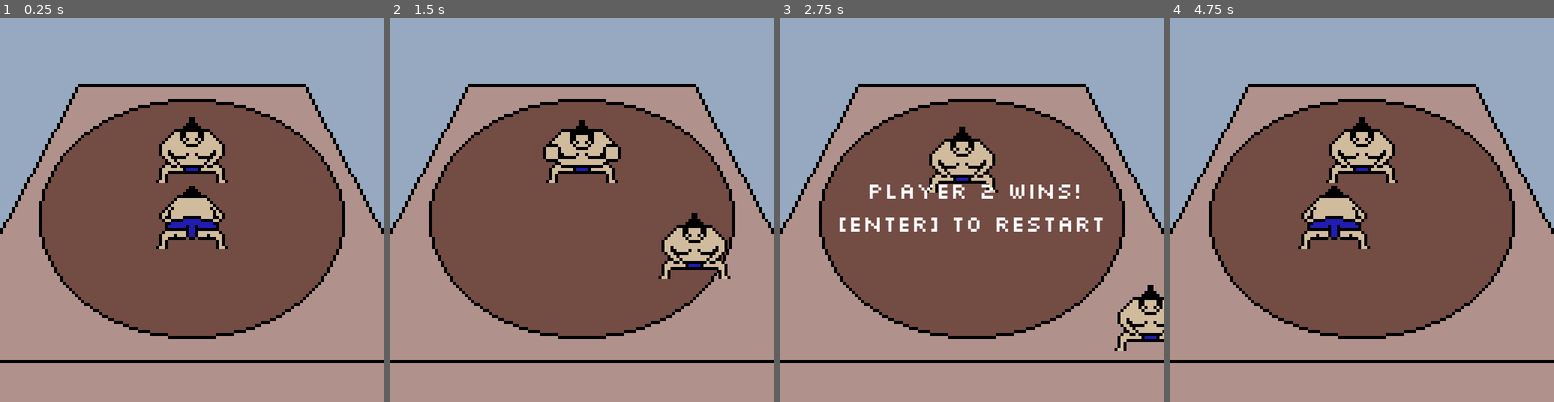
Above: before the commit, frames 1-4 (left to right).
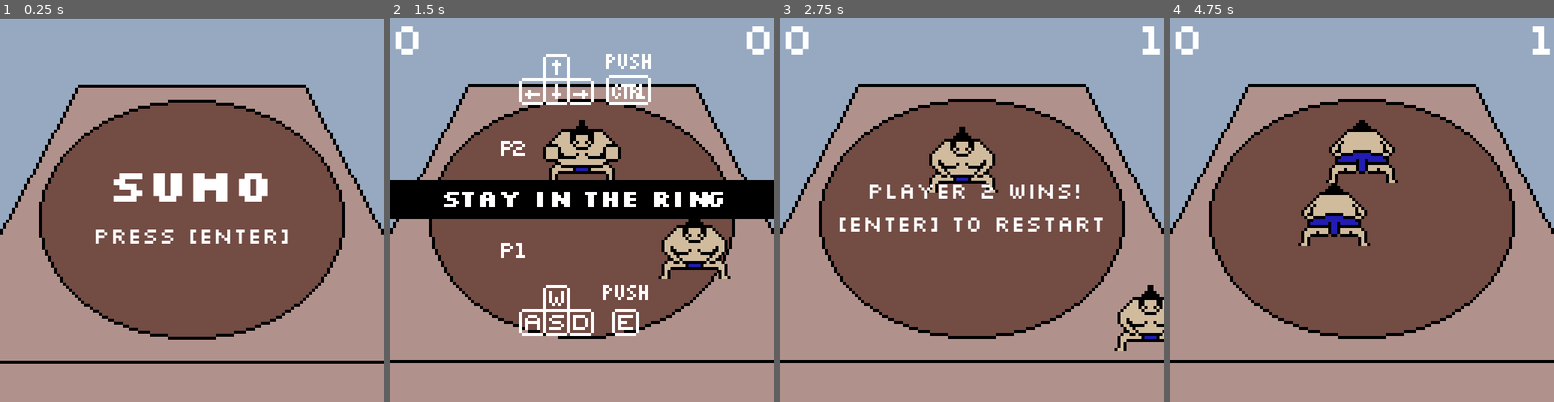
Above: after the commit, the same moments.

Repository: kevinpliang/sumo-gdl-jam
Game: Godot game, scene res://game/Main.tscn
The game is run twice, just before and just after one commit, with the same random seed, the same clock (stepped at 60 frames per second) and the same inputs.
Inputs:
- Up to frame 1 (0.25 s): no input
- Up to frame 2 (1.5 s): tap Enter (enter) at 0.5 s; hold D (p1_right) 0.53-1.28 s; hold Enter (enter) 0.53-1.28 s; tap Ctrl (p2_a) at 0.8, 1.35 s; hold S (p1_down) from 1.28 s (still down)
- Up to frame 3 (2.75 s): tap Down (p2_down) at 1.55, 2.1 s; release S (p1_down) at 2.03 s; hold D (p1_right) from 2.03 s (still down); tap Left (p2_left) at 2.3 s
- Up to frame 4 (4.75 s): tap Space at 2.75 s; release D (p1_right) at 2.78 s; hold W (p1_up) 2.78-3.53 s; tap Left (p2_left) at 2.85 s; tap Right (p2_right) at 3.05, 3.6 s; hold A (p1_left) from 3.53 s (still down); tap Up (p2_up) at 3.8, 4.35 s; tap Enter (enter) at 4.55 s

The runs differ from the first frame. In frame 1, 7.6% of the frame differs, in the area x 0-100%, y 0-91%; in frame 2, 13%, in the area x 0-100%, y 2-83%; in frame 3, 0.4%; in frame 4, 2.3%.

Commit message:
final..?

Diff:
--- a/Global.gd
+++ b/Global.gd
@@ -1,10 +1,19 @@
 extends Node
 
 var main = null
-var player = null
+var player1 = null
+var player2 = null
+var p1score = 0
+var p2score = 0
 
 # signal if player leaves boundaries
 signal player_oob(player_id)
+
+var curr_gamestate
+enum GAMESTATE {PLAYING, WON, MENU}
+
+# should the tutorial be shown
+var firstTime = true
 
 func _ready():
 	pass
--- a/characters/DefaultPlayer.gd
+++ b/characters/DefaultPlayer.gd
@@ -2,6 +2,10 @@
 
 # child nodes
 onready var sprite = $AnimatedSprite
+
+# sfx
+var push_sfx = load("res://resources/sfx/grunt1.wav")
+var hit_sfx = load("res://resources/sfx/ouchu_quick.wav")
 
 # motion variables
 var vel = Vector2.ZERO
@@ -107,6 +111,8 @@
 
 # Player push
 func push():
+	$SFXPlayer.stream = push_sfx
+	$SFXPlayer.play()
 	$PushTimer.start()
 	yield(get_tree().create_timer(0.6), "timeout")
 	$PushHitBox/Shape.disabled = false
@@ -115,6 +121,8 @@
 
 # When hit by a push
 func on_hit(from):
+	$SFXPlayer.stream = hit_sfx
+	$SFXPlayer.play()
 	hit_from = from
 	$HurtTimer.start()
 
--- a/characters/DefaultPlayer.tscn
+++ b/characters/DefaultPlayer.tscn
@@ -8,110 +8,111 @@
 [ext_resource path="res://sprites/characters/DefaultCharUpPush.png" type="Texture" id=6]
 [ext_resource path="res://sprites/characters/DefaultCharDownPush.png" type="Texture" id=7]
 
-[sub_resource type="AtlasTexture" id=6]
+[sub_resource type="AtlasTexture" id=1]
 atlas = ExtResource( 4 )
 region = Rect2( 0, 0, 32, 32 )
 
-[sub_resource type="AtlasTexture" id=7]
+[sub_resource type="AtlasTexture" id=2]
 atlas = ExtResource( 4 )
 region = Rect2( 32, 0, 32, 32 )
 
+[sub_resource type="AtlasTexture" id=3]
+atlas = ExtResource( 6 )
+region = Rect2( 0, 0, 32, 32 )
+
 [sub_resource type="AtlasTexture" id=4]
+atlas = ExtResource( 6 )
+region = Rect2( 32, 0, 32, 32 )
+
+[sub_resource type="AtlasTexture" id=5]
+atlas = ExtResource( 6 )
+region = Rect2( 64, 0, 32, 32 )
+
+[sub_resource type="AtlasTexture" id=6]
+atlas = ExtResource( 6 )
+region = Rect2( 96, 0, 32, 32 )
+
+[sub_resource type="AtlasTexture" id=7]
 atlas = ExtResource( 1 )
 region = Rect2( 0, 0, 32, 32 )
 
-[sub_resource type="AtlasTexture" id=5]
+[sub_resource type="AtlasTexture" id=8]
 atlas = ExtResource( 2 )
 region = Rect2( 0, 0, 32, 32 )
 
-[sub_resource type="AtlasTexture" id=8]
+[sub_resource type="AtlasTexture" id=9]
+atlas = ExtResource( 7 )
+region = Rect2( 0, 0, 32, 32 )
+
+[sub_resource type="AtlasTexture" id=10]
+atlas = ExtResource( 7 )
+region = Rect2( 32, 0, 32, 32 )
+
+[sub_resource type="AtlasTexture" id=11]
+atlas = ExtResource( 7 )
+region = Rect2( 64, 0, 32, 32 )
+
+[sub_resource type="AtlasTexture" id=12]
+atlas = ExtResource( 7 )
+region = Rect2( 96, 0, 32, 32 )
+
+[sub_resource type="AtlasTexture" id=13]
 atlas = ExtResource( 5 )
 region = Rect2( 0, 0, 32, 32 )
 
-[sub_resource type="AtlasTexture" id=9]
+[sub_resource type="AtlasTexture" id=14]
 atlas = ExtResource( 5 )
 region = Rect2( 32, 0, 32, 32 )
 
-[sub_resource type="AtlasTexture" id=14]
-atlas = ExtResource( 7 )
-region = Rect2( 0, 0, 32, 32 )
-
-[sub_resource type="AtlasTexture" id=15]
-atlas = ExtResource( 7 )
-region = Rect2( 32, 0, 32, 32 )
-
-[sub_resource type="AtlasTexture" id=16]
-atlas = ExtResource( 7 )
-region = Rect2( 64, 0, 32, 32 )
-
-[sub_resource type="AtlasTexture" id=17]
-atlas = ExtResource( 7 )
-region = Rect2( 96, 0, 32, 32 )
-
-[sub_resource type="AtlasTexture" id=10]
-atlas = ExtResource( 6 )
-region = Rect2( 0, 0, 32, 32 )
-
-[sub_resource type="AtlasTexture" id=11]
-atlas = ExtResource( 6 )
-region = Rect2( 32, 0, 32, 32 )
-
-[sub_resource type="AtlasTexture" id=12]
-atlas = ExtResource( 6 )
-region = Rect2( 64, 0, 32, 32 )
-
-[sub_resource type="AtlasTexture" id=13]
-atlas = ExtResource( 6 )
-region = Rect2( 96, 0, 32, 32 )
-
-[sub_resource type="SpriteFrames" id=3]
+[sub_resource type="SpriteFrames" id=15]
 animations = [ {
-"frames": [ SubResource( 6 ), SubResource( 7 ) ],
+"frames": [ SubResource( 1 ), SubResource( 2 ) ],
 "loop": true,
 "name": "walk_down",
 "speed": 5.0
 }, {
-"frames": [ SubResource( 4 ) ],
+"frames": [ SubResource( 3 ), SubResource( 4 ), SubResource( 5 ), SubResource( 6 ) ],
+"loop": false,
+"name": "push_up",
+"speed": 5.0
+}, {
+"frames": [ SubResource( 7 ) ],
 "loop": true,
 "name": "idle_down",
 "speed": 5.0
 }, {
-"frames": [ SubResource( 5 ) ],
+"frames": [ SubResource( 8 ) ],
 "loop": true,
 "name": "idle_up",
 "speed": 5.0
 }, {
-"frames": [ SubResource( 8 ), SubResource( 9 ) ],
-"loop": true,
-"name": "walk_up",
-"speed": 5.0
-}, {
-"frames": [ SubResource( 14 ), SubResource( 15 ), SubResource( 16 ), SubResource( 17 ) ],
+"frames": [ SubResource( 9 ), SubResource( 10 ), SubResource( 11 ), SubResource( 12 ) ],
 "loop": false,
 "name": "push_down",
 "speed": 5.0
 }, {
-"frames": [ SubResource( 10 ), SubResource( 11 ), SubResource( 12 ), SubResource( 13 ) ],
-"loop": false,
-"name": "push_up",
+"frames": [ SubResource( 13 ), SubResource( 14 ) ],
+"loop": true,
+"name": "walk_up",
 "speed": 5.0
 } ]
 
-[sub_resource type="CircleShape2D" id=19]
+[sub_resource type="CircleShape2D" id=16]
 radius = 8.08732
 
-[sub_resource type="RectangleShape2D" id=18]
+[sub_resource type="RectangleShape2D" id=17]
 extents = Vector2( 9.78125, 5.92316 )
 
-[sub_resource type="CapsuleShape2D" id=20]
+[sub_resource type="CapsuleShape2D" id=18]
 radius = 10.0632
 height = 6.00842
 
 [node name="DefaultPlayer" type="KinematicBody2D"]
+visible = false
 script = ExtResource( 3 )
 
 [node name="AnimatedSprite" type="AnimatedSprite" parent="."]
-frames = SubResource( 3 )
+frames = SubResource( 15 )
 animation = "push_down"
 frame = 3
 
@@ -153,6 +154,8 @@
 "_editor_description_": "Time spent hurt when pushed"
 }
 
+[node name="SFXPlayer" type="AudioStreamPlayer" parent="."]
+
 [connection signal="area_entered" from="HitBox" to="." method="_on_HitBox_area_entered"]
 [connection signal="timeout" from="PushTimer" to="." method="_on_PushTimer_timeout"]
 [connection signal="timeout" from="HurtTimer" to="." method="_on_HurtTimer_timeout"]
--- a/environments/DefaultStage.tscn
+++ b/environments/DefaultStage.tscn
@@ -32,6 +32,7 @@
 height = 28.853
 
 [node name="DefaultStage" type="StaticBody2D"]
+visible = false
 z_index = -1
 script = ExtResource( 2 )
 
--- a/game/Main.gd
+++ b/game/Main.gd
@@ -1,47 +1,97 @@
 extends Node
 
-var curr_gamestate
-enum GAMESTATE {PLAYING, WON}
-
+onready var Menu = preload("res://game/Menu.tscn")
+onready var Tutorial = preload("res://game/Tutorial.tscn")
 onready var DefaultStage = preload("res://environments/DefaultStage.tscn")
 onready var DefaultPlayer = preload("res://characters/DefaultPlayer.tscn")
+
+
+# instances that require global scope
+var menuInstance = null
+var stageInstance = null
+var tutorialInstance = null
+
+# music
+var win_music = load("res://resources/music/summo_v2.ogg")
+var playing_music = load("res://resources/music/roundv2.ogg")
+var menu_music = load("res://resources/music/destory_him.ogg")
 
 func _ready():
 	Global.main = self
 	# OS.window_maximized = true
 
-	# startup
 	Global.connect("player_oob", self, "on_player_oob")
-	curr_gamestate = GAMESTATE.PLAYING
+	Global.curr_gamestate = Global.GAMESTATE.MENU
+	menuInstance = Global.instance_node(Menu, self)
 
-	Global.instance_node(DefaultStage, self)
-	var player1 = Global.instance_node_at(DefaultPlayer, Vector2(64, 64), $YSort)
-	var player2 = Global.instance_node_at(DefaultPlayer, Vector2(64, 42), $YSort)
+	# menu music
+	$Music.stream = menu_music
+	$Music.play()
+
+	# add people
+	stageInstance = Global.instance_node(DefaultStage, self)
+	Global.player1 = Global.instance_node_at(DefaultPlayer, Vector2(64, 64), $YSort)
+	Global.player2 = Global.instance_node_at(DefaultPlayer, Vector2(64, 42), $YSort)
 
 	# player 2's inputs must be changed
-	player2.id = "p2"
-	player2.up = "p2_up"
-	player2.left = "p2_left"
-	player2.down = "p2_down"
-	player2.right = "p2_right"
-	player2.a = "p2_a"
-
+	Global.player2.id = "p2"
+	Global.player2.up = "p2_up"
+	Global.player2.left = "p2_left"
+	Global.player2.down = "p2_down"
+	Global.player2.right = "p2_right"
+	Global.player2.a = "p2_a"
 
 func _process(_delta):
 	pass
 
 func _input(event):
 	if event.is_action_pressed("enter"):
-		if (curr_gamestate == GAMESTATE.WON):
-			get_tree().reload_current_scene()
+		if (Global.curr_gamestate == Global.GAMESTATE.WON):
+			start_game()
+		elif (Global.curr_gamestate == Global.GAMESTATE.MENU):
+			start_game()
+
+func start_game():
+	# hide menu and UI
+	menuInstance.visible = false
+	$UI/VictoryLabel.set_text("")
+	$UI/p1ScoreLabel.visible = true
+	$UI/p2ScoreLabel.visible = true
+
+	# show tutorial if first time
+	if (Global.firstTime):
+		tutorialInstance = Global.instance_node_at(Tutorial, Vector2(64,64), self)
+
+	# show stage and players
+	Global.player1.visible = true
+	Global.player2.visible = true
+	stageInstance.visible = true
+
+	# move players to starting positions
+	Global.player1.position = Vector2(64, 64)
+	Global.player2.position = Vector2(64, 42)
+
+	Global.curr_gamestate = Global.GAMESTATE.PLAYING
+
+	$Music.stream = playing_music
+	$Music.play()
 
 # when player_oob signal is received from stage
 func on_player_oob(player_id):
-	if (curr_gamestate != GAMESTATE.WON):
+	if (tutorialInstance):
+		tutorialInstance.visible = false
+		Global.firstTime = false
+	if (Global.curr_gamestate != Global.GAMESTATE.WON):
 		if (player_id == "p1"):
-			$UI/Label.set_text("Player 2 Wins!\n[Enter] to restart")
+			$UI/VictoryLabel.set_text("Player 2 Wins!\n[Enter] to restart")
+			Global.p2score+=1
+			$UI/p2ScoreLabel.set_text(str(Global.p2score))
 		elif (player_id == "p2"):
-			$UI/Label.set_text("Player 1 Wins!\n[Enter] to restart")
+			$UI/VictoryLabel.set_text("Player 1 Wins!\n[Enter] to restart")
+			Global.p1score+=1
+			$UI/p1ScoreLabel.set_text(str(Global.p1score))
 		else:
 			print("Error: Invalid Player ID given by player_oob!")
-		curr_gamestate = GAMESTATE.WON
+		Global.curr_gamestate = Global.GAMESTATE.WON
+		$Music.stream = win_music
+		$Music.play()
--- a/game/Main.tscn
+++ b/game/Main.tscn
@@ -1,10 +1,16 @@
-[gd_scene load_steps=4 format=2]
+[gd_scene load_steps=6 format=2]
 
 [ext_resource path="res://game/Main.gd" type="Script" id=1]
 [ext_resource path="res://resources/Silkscreen/slkscr.ttf" type="DynamicFontData" id=2]
 
 [sub_resource type="DynamicFont" id=1]
 size = 8
+font_data = ExtResource( 2 )
+
+[sub_resource type="DynamicFont" id=2]
+font_data = ExtResource( 2 )
+
+[sub_resource type="DynamicFont" id=3]
 font_data = ExtResource( 2 )
 
 [node name="Main" type="Node"]
@@ -20,7 +26,7 @@
 "_edit_use_anchors_": false
 }
 
-[node name="Label" type="Label" parent="UI"]
+[node name="VictoryLabel" type="Label" parent="UI"]
 anchor_right = 1.0
 anchor_bottom = 1.0
 custom_fonts/font = SubResource( 1 )
@@ -29,3 +35,29 @@
 __meta__ = {
 "_edit_use_anchors_": false
 }
+
+[node name="p1ScoreLabel" type="Label" parent="UI"]
+visible = false
+margin_right = 40.0
+margin_bottom = 14.0
+custom_fonts/font = SubResource( 2 )
+text = "0"
+__meta__ = {
+"_edit_use_anchors_": false
+}
+
+[node name="p2ScoreLabel" type="Label" parent="UI"]
+visible = false
+anchor_left = 1.0
+anchor_right = 1.0
+margin_left = -40.0
+margin_bottom = 17.0
+grow_horizontal = 0
+custom_fonts/font = SubResource( 3 )
+text = "0"
+align = 2
+__meta__ = {
+"_edit_use_anchors_": false
+}
+
+[node name="Music" type="AudioStreamPlayer" parent="."]
--- /dev/null
+++ b/game/Menu.tscn
@@ -0,0 +1,63 @@
+[gd_scene load_steps=6 format=2]
+
+[ext_resource path="res://resources/Silkscreen/slkscrb.ttf" type="DynamicFontData" id=1]
+[ext_resource path="res://resources/Silkscreen/slkscr.ttf" type="DynamicFontData" id=2]
+[ext_resource path="res://sprites/environments/DefaultStage.png" type="Texture" id=3]
+
+[sub_resource type="DynamicFont" id=1]
+font_data = ExtResource( 1 )
+
+[sub_resource type="DynamicFont" id=2]
+size = 8
+font_data = ExtResource( 2 )
+
+[node name="Menu" type="MarginContainer"]
+anchor_right = 1.0
+anchor_bottom = 1.0
+margin_left = 0.264862
+margin_right = 0.264862
+custom_constants/margin_right = 30
+custom_constants/margin_top = 30
+custom_constants/margin_left = 30
+custom_constants/margin_bottom = 30
+__meta__ = {
+"_edit_use_anchors_": false
+}
+
+[node name="CenterContainer" type="CenterContainer" parent="."]
+margin_left = 30.0
+margin_top = 30.0
+margin_right = 99.0
+margin_bottom = 98.0
+
+[node name="VBoxContainer" type="VBoxContainer" parent="CenterContainer"]
+margin_top = 19.0
+margin_right = 69.0
+margin_bottom = 49.0
+
+[node name="TitleLabel" type="Label" parent="CenterContainer/VBoxContainer"]
+margin_right = 69.0
+margin_bottom = 17.0
+custom_fonts/font = SubResource( 1 )
+text = "SUMO"
+align = 1
+valign = 1
+
+[node name="MenuOptions" type="VBoxContainer" parent="CenterContainer/VBoxContainer"]
+margin_top = 21.0
+margin_right = 69.0
+margin_bottom = 30.0
+
+[node name="Start" type="Label" parent="CenterContainer/VBoxContainer/MenuOptions"]
+margin_right = 69.0
+margin_bottom = 9.0
+custom_fonts/font = SubResource( 2 )
+text = "PRESS [ENTER]"
+align = 1
+valign = 1
+
+[node name="Sprite" type="Sprite" parent="."]
+position = Vector2( 0, 0.264862 )
+z_index = -1
+texture = ExtResource( 3 )
+offset = Vector2( 64, 64 )
--- /dev/null
+++ b/game/Tutorial.gd
@@ -0,0 +1,5 @@
+extends Sprite
+
+func _on_Timer_timeout():
+	visible = false
+	Global.firstTime = false
--- /dev/null
+++ b/game/Tutorial.tscn
@@ -0,0 +1,15 @@
+[gd_scene load_steps=3 format=2]
+
+[ext_resource path="res://sprites/environments/Tutorial.png" type="Texture" id=1]
+[ext_resource path="res://game/Tutorial.gd" type="Script" id=2]
+
+[node name="Sprite" type="Sprite"]
+texture = ExtResource( 1 )
+script = ExtResource( 2 )
+
+[node name="Timer" type="Timer" parent="."]
+wait_time = 8.0
+one_shot = true
+autostart = true
+
+[connection signal="timeout" from="Timer" to="." method="_on_Timer_timeout"]
Not shown: 2 places in characters/DefaultPlayer.tscn that only renumber resources
Not shown, added: export/html/favicon.png.import
Not shown, added: export/html/sumo.png.import
Not shown, added: export_presets.cfg
Not shown, added: resources/music/destory_him.ogg.import
Not shown, added: resources/music/destory_him.wav.import
Not shown, added: resources/music/roundv2.ogg.import
Not shown, added: resources/music/roundv2.wav.import
Not shown, added: resources/music/summo_v2.ogg.import
Not shown, added: resources/music/summo_v2.wav.import
Not shown, added: resources/sfx/grunt1.wav.import
Not shown, added: resources/sfx/ouchu.wav.import
(and 21 more such lines)
